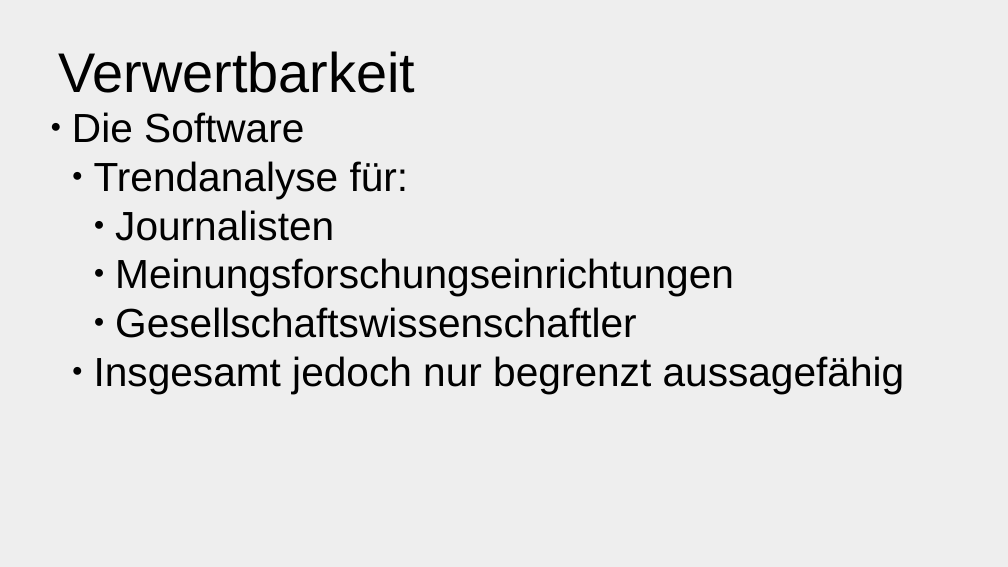
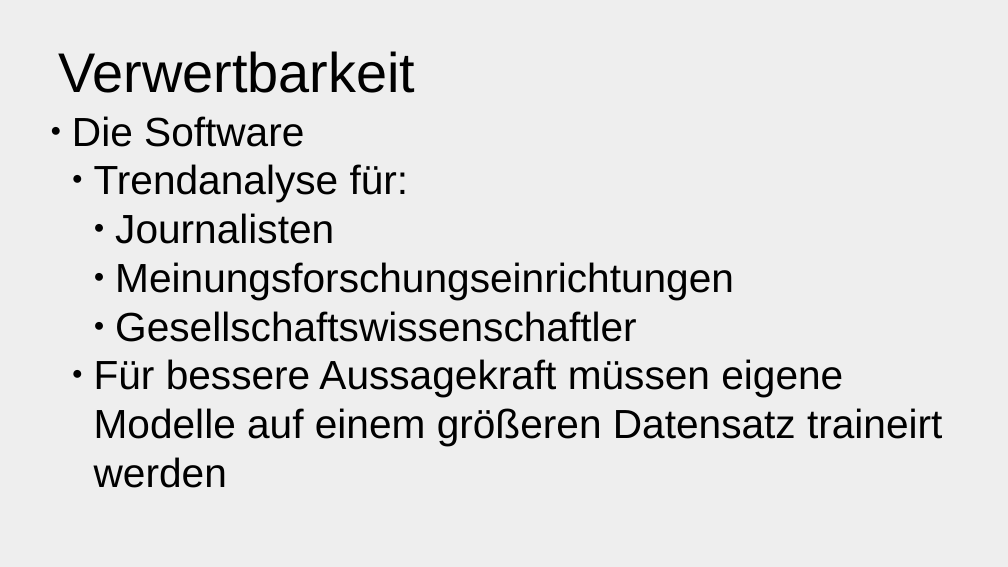
Before and after one commit to hebecked/OpinionAnalyzer, a slide deck: slide 10 of doc/OpinionAnalyzerPresentation.odp. Drawn at 1008x567 pixels with LibreOffice and Linux fonts; fonts in the diff are those of the drawing. Boxes give left, top, right and bottom in pixels: in the first picture for what was removed or moved away, otherwise in the second. Text is boxed around its words. In the diff, an @@ line names an element or a change of style, - is before the commit and + after.

```diff
--- a/doc/OpinionAnalyzerPresentation.odp
+++ b/doc/OpinionAnalyzerPresentation.odp
@@ subtitle at <box>94,359,942,488</box>: text changed @@
-  ● Insgesamt jedoch nur begrenzt aussagefähig
+  ● Für bessere Aussagekraft müssen eigene Modelle auf einem größeren Datensatz traineirt werden
```
Also in this commit, not shown: 2 other slides changed.
